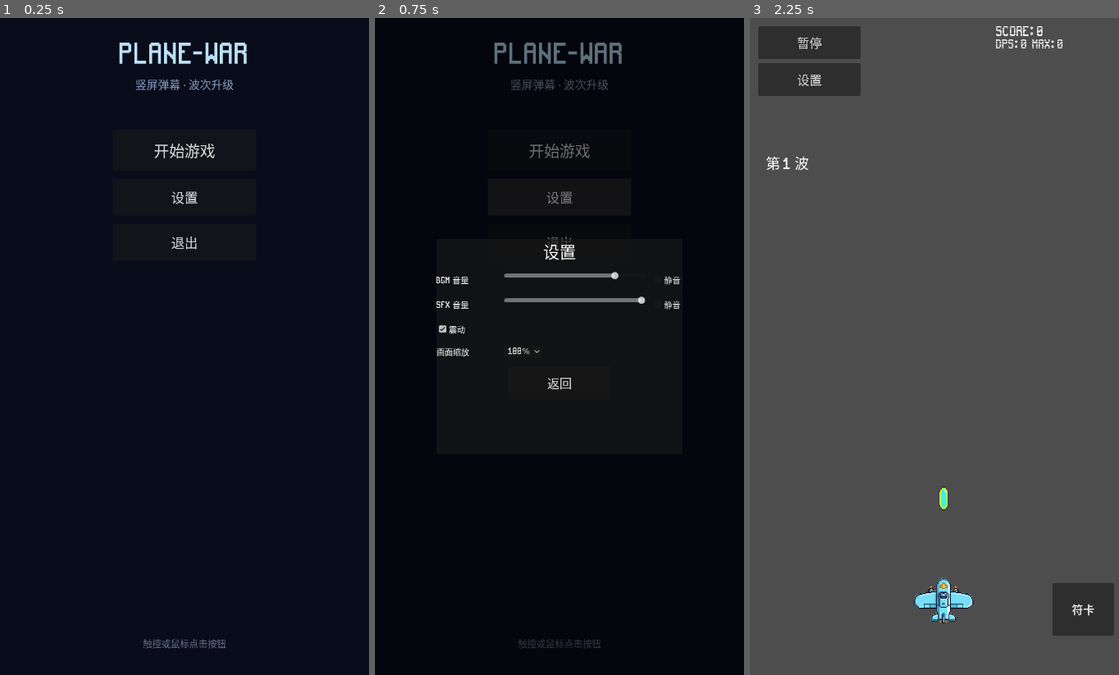
Above: before the commit, frames 1-3 (left to right).
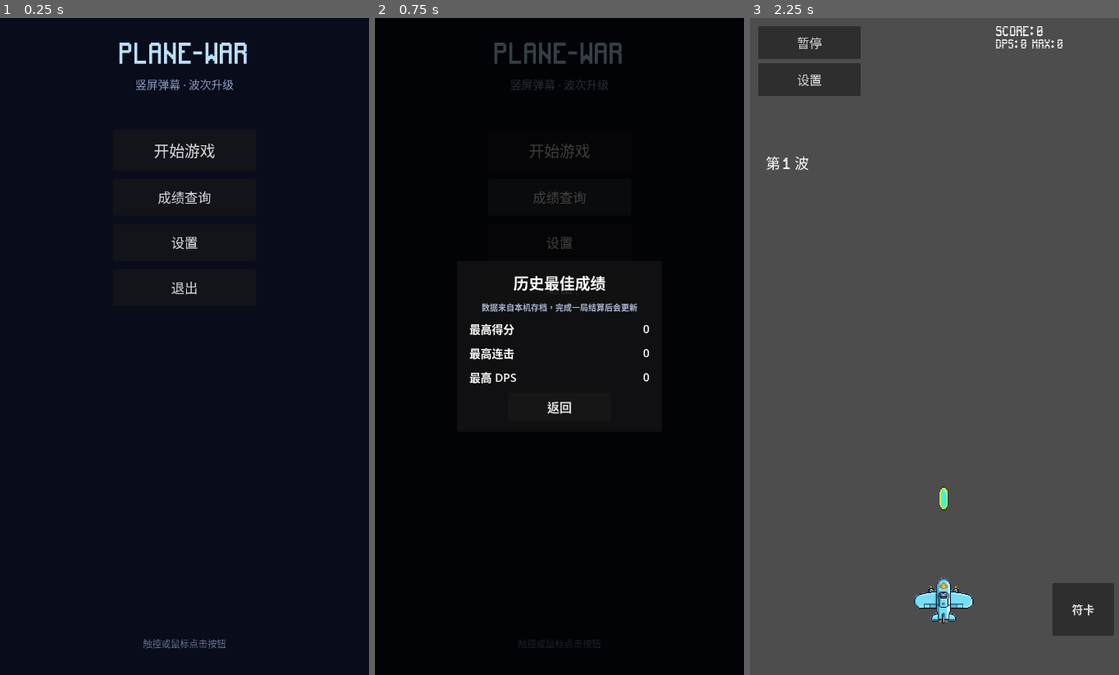
Above: after the commit, the same moments.

Repository: qingzhixing/plane-war
Game: Godot game, scene res://scenes/MainMenu.tscn
Two runs of this game, one before a commit and one after it. Both use one fixed random seed, a clock stepped at 60 frames per second and the inputs below. Sound files missing from this copy of the repository are replaced by a short silence.
Inputs (mouse positions are in pixels of both pictures, inside the frame that each line leads up to):
- Up to frame 1 (0.25 s): no input
- Up to frame 2 (0.75 s): click (559, 195) at 0.5 s, where only the run after the commit has a clickable "成绩查询"
- Up to frame 3 (2.25 s): click "返回" at 1.25 s; click "开始游戏" at 2 s

The runs differ from the first frame. In frame 1, 0.3% of the frame differs, in the area x 42-58%, y 26-43%; in frame 2, 3.2%, in the area x 16-83%, y 3-96%; in frame 3, nothing differs.

Commit message:
📦 NEW: 主菜单成绩查询面板
Made-with: Cursor

Diff:
--- a/scenes/MainMenu.tscn
+++ b/scenes/MainMenu.tscn
@@ -1,9 +1,10 @@
-[gd_scene load_steps=5 format=3 uid="uid://mainmenu"]
+[gd_scene load_steps=6 format=3 uid="uid://mainmenu"]
 
 [ext_resource type="Script" path="res://scripts/main_menu.gd" id="1_script"]
 [ext_resource type="PackedScene" uid="uid://btv236w48os2y" path="res://scenes/Main.tscn" id="2_main"]
 [ext_resource type="Script" path="res://scripts/settings_ui.gd" id="3_settings"]
 [ext_resource type="Theme" path="res://assets/theme/default_ui_theme.tres" id="4_theme"]
+[ext_resource type="Script" path="res://scripts/records_query_ui.gd" id="5_records"]
 
 [node name="MainMenuRoot" type="Control"]
 layout_mode = 3
@@ -85,6 +86,13 @@
 theme_override_font_sizes/font_size = 30
 text = "开始游戏"
 
+[node name="RecordsButton" type="Button" parent="MainMargin/MainColumn/ButtonColumn"]
+unique_name_in_owner = true
+custom_minimum_size = Vector2(280, 72)
+layout_mode = 2
+theme_override_font_sizes/font_size = 26
+text = "成绩查询"
+
 [node name="SettingsButton" type="Button" parent="MainMargin/MainColumn/ButtonColumn"]
 unique_name_in_owner = true
 custom_minimum_size = Vector2(280, 72)
@@ -113,6 +121,117 @@
 process_mode = 3
 script = ExtResource("3_settings")
 
+[node name="RecordsQueryUI" type="CanvasLayer" parent="."]
+unique_name_in_owner = true
+process_mode = 4
+script = ExtResource("5_records")
+
+[node name="Dimmer" type="ColorRect" parent="RecordsQueryUI"]
+anchors_preset = 15
+anchor_right = 1.0
+anchor_bottom = 1.0
+grow_horizontal = 2
+grow_vertical = 2
+mouse_filter = 0
+color = Color(0, 0, 0, 0.72)
+
+[node name="Center" type="CenterContainer" parent="RecordsQueryUI"]
+anchors_preset = 15
+anchor_right = 1.0
+anchor_bottom = 1.0
+grow_horizontal = 2
+grow_vertical = 2
+
+[node name="Panel" type="PanelContainer" parent="RecordsQueryUI/Center"]
+custom_minimum_size = Vector2(400, 320)
+layout_mode = 2
+
+[node name="Margin" type="MarginContainer" parent="RecordsQueryUI/Center/Panel"]
+layout_mode = 2
+theme_override_constants/margin_left = 24
+theme_override_constants/margin_top = 20
+theme_override_constants/margin_right = 24
+theme_override_constants/margin_bottom = 20
+
+[node name="VBox" type="VBoxContainer" parent="RecordsQueryUI/Center/Panel/Margin"]
+layout_mode = 2
+theme_override_constants/separation = 14
+
+[node name="Title" type="Label" parent="RecordsQueryUI/Center/Panel/Margin/VBox"]
+layout_mode = 2
+theme_override_font_sizes/font_size = 30
+text = "历史最佳成绩"
+horizontal_alignment = 1
+
+[node name="Hint" type="Label" parent="RecordsQueryUI/Center/Panel/Margin/VBox"]
+layout_mode = 2
+theme_override_colors/font_color = Color(0.65, 0.7, 0.8, 1)
+theme_override_font_sizes/font_size = 16
+text = "数据来自本机存档，完成一局结算后会更新"
+horizontal_alignment = 1
+autowrap_mode = 2
+
+[node name="RowScore" type="HBoxContainer" parent="RecordsQueryUI/Center/Panel/Margin/VBox"]
+layout_mode = 2
+theme_override_constants/separation = 12
+
+[node name="Lbl" type="Label" parent="RecordsQueryUI/Center/Panel/Margin/VBox/RowScore"]
+layout_mode = 2
+theme_override_font_sizes/font_size = 22
+text = "最高得分"
+
+[node name="ScoreValueLabel" type="Label" parent="RecordsQueryUI/Center/Panel/Margin/VBox/RowScore"]
+unique_name_in_owner = true
+layout_mode = 2
+size_flags_horizontal = 3
+theme_override_font_sizes/font_size = 22
+text = "0"
+horizontal_alignment = 2
+
+[node name="RowCombo" type="HBoxContainer" parent="RecordsQueryUI/Center/Panel/Margin/VBox"]
+layout_mode = 2
+theme_override_constants/separation = 12
+
+[node name="Lbl2" type="Label" parent="RecordsQueryUI/Center/Panel/Margin/VBox/RowCombo"]
+layout_mode = 2
+theme_override_font_sizes/font_size = 22
+text = "最高连击"
+
+[node name="ComboValueLabel" type="Label" parent="RecordsQueryUI/Center/Panel/Margin/VBox/RowCombo"]
+unique_name_in_owner = true
+layout_mode = 2
+size_flags_horizontal = 3
+theme_override_font_sizes/font_size = 22
+text = "0"
+horizontal_alignment = 2
+
+[node name="RowDps" type="HBoxContainer" parent="RecordsQueryUI/Center/Panel/Margin/VBox"]
+layout_mode = 2
+theme_override_constants/separation = 12
+
+[node name="Lbl3" type="Label" parent="RecordsQueryUI/Center/Panel/Margin/VBox/RowDps"]
+layout_mode = 2
+theme_override_font_sizes/font_size = 22
+text = "最高 DPS"
+
+[node name="DpsValueLabel" type="Label" parent="RecordsQueryUI/Center/Panel/Margin/VBox/RowDps"]
+unique_name_in_owner = true
+layout_mode = 2
+size_flags_horizontal = 3
+theme_override_font_sizes/font_size = 22
+text = "0"
+horizontal_alignment = 2
+
+[node name="CloseRecordsButton" type="Button" parent="RecordsQueryUI/Center/Panel/Margin/VBox"]
+unique_name_in_owner = true
+custom_minimum_size = Vector2(200, 56)
+layout_mode = 2
+size_flags_horizontal = 4
+theme_override_font_sizes/font_size = 24
+text = "返回"
+
 [connection signal="pressed" from="MainMargin/MainColumn/ButtonColumn/StartButton" to="." method="_on_start_pressed"]
+[connection signal="pressed" from="MainMargin/MainColumn/ButtonColumn/RecordsButton" to="." method="_on_records_pressed"]
 [connection signal="pressed" from="MainMargin/MainColumn/ButtonColumn/SettingsButton" to="." method="_on_settings_pressed"]
 [connection signal="pressed" from="MainMargin/MainColumn/ButtonColumn/QuitButton" to="." method="_on_quit_pressed"]
+[connection signal="pressed" from="RecordsQueryUI/Center/Panel/Margin/VBox/CloseRecordsButton" to="RecordsQueryUI" method="_on_close_pressed"]
--- a/scripts/main_menu.gd
+++ b/scripts/main_menu.gd
@@ -1,5 +1,5 @@
 extends Control
-## 唯一名称仅绑定需代码访问的节点：%StartButton %SettingsButton %QuitButton %SettingsUI
+## 唯一名称：%StartButton %RecordsButton %SettingsButton %QuitButton %SettingsUI %RecordsQueryUI
 
 @export var game_scene: PackedScene
 
@@ -15,6 +15,10 @@
 	get_tree().change_scene_to_packed(game_scene)
 
 
+func _on_records_pressed() -> void:
+	(%RecordsQueryUI as CanvasLayer).show_panel()
+
+
 func _on_settings_pressed() -> void:
 	(%SettingsUI as CanvasLayer).show_settings_from_menu()
 
--- /dev/null
+++ b/scripts/records_query_ui.gd
@@ -0,0 +1,37 @@
+extends CanvasLayer
+## 只读展示 user://records.cfg（与 Main._load_records / _save_records 键一致）
+
+const _RECORDS_PATH := "user://records.cfg"
+const _THEME: Theme = preload("res://assets/theme/default_ui_theme.tres")
+
+@onready var _score_label: Label = %ScoreValueLabel
+@onready var _combo_label: Label = %ComboValueLabel
+@onready var _dps_label: Label = %DpsValueLabel
+
+
+func _ready() -> void:
+	process_mode = Node.PROCESS_MODE_ALWAYS
+	layer = 115
+	visible = false
+
+
+func show_panel() -> void:
+	var cfg := ConfigFile.new()
+	var best_score := 0
+	var best_combo := 0
+	var best_dps := 0.0
+	if cfg.load(_RECORDS_PATH) == OK:
+		best_score = int(cfg.get_value("records", "best_score", 0))
+		best_combo = int(cfg.get_value("records", "best_combo", 0))
+		best_dps = float(cfg.get_value("records", "best_dps", 0.0))
+	if _score_label != null:
+		_score_label.text = str(best_score)
+	if _combo_label != null:
+		_combo_label.text = str(best_combo)
+	if _dps_label != null:
+		_dps_label.text = "%.0f" % best_dps
+	visible = true
+
+
+func _on_close_pressed() -> void:
+	visible = false
Not shown, added: scripts/records_query_ui.gd.uid
